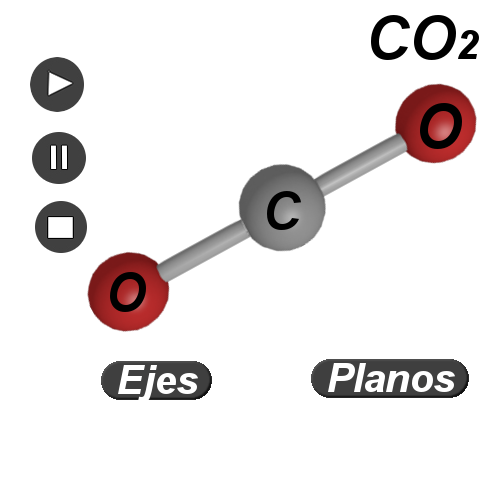
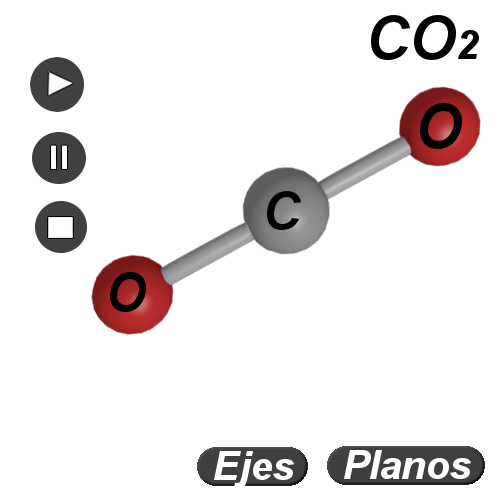
Layer changes from the first w=500, h=500 image to the second:
painted on "Botones" over [101, 359, 485, 486]
painted on "Marcador" over [87, 83, 481, 335]
